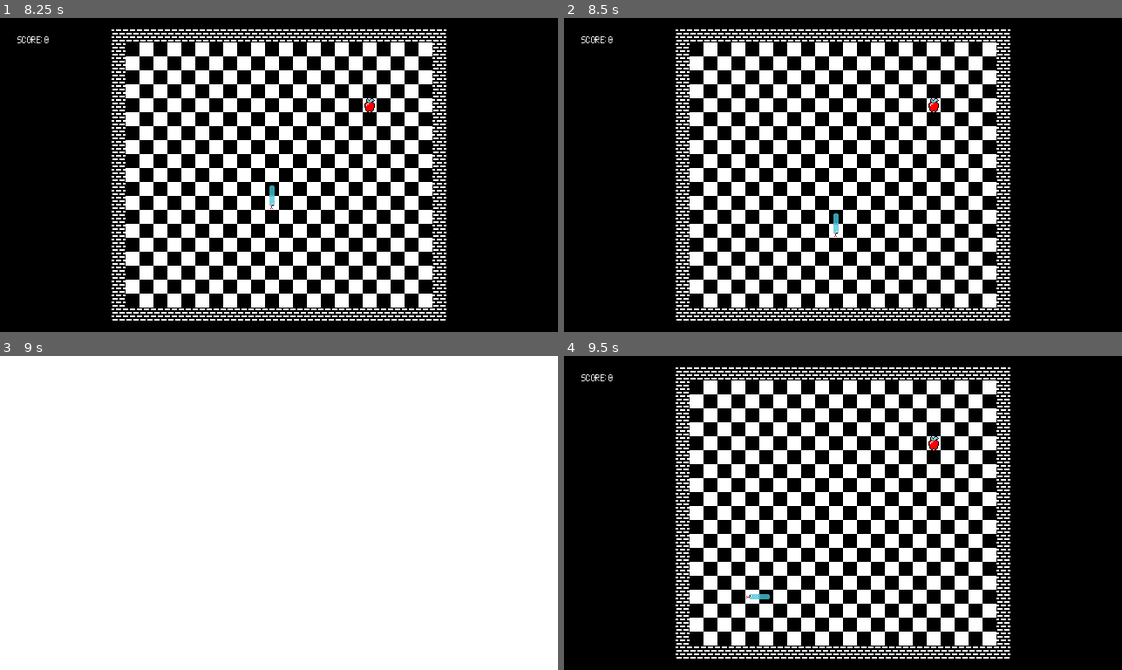
Above: before the commit, frames 1-4 (two rows, left to right).
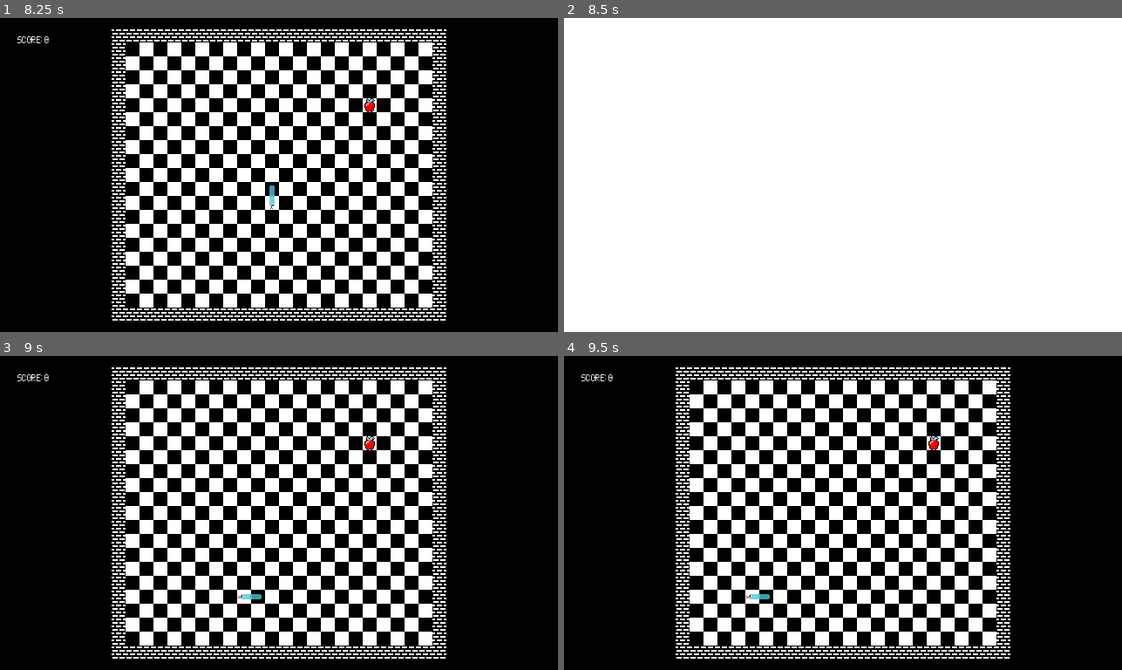
Above: after the commit, the same moments.

Repository: CattacoCattaco/Snake-Reborn
Game: Godot game, scene res://start_menu/start_menu.tscn
The game is run twice, just before and just after one commit, with the same random seed, the same clock (stepped at 60 frames per second) and the same inputs. Sound files missing from this copy of the repository are replaced by a short silence.
Inputs (mouse positions are in pixels of both pictures, inside the frame that each line leads up to):
- Up to frame 1 (8.25 s): tap Enter (start) at 0.5, 2, 2.85, 5, 7.35, 8 s; hold Enter (start) 0.53-1.28 s; hold Up (move_up) 0.53-2.03 s; click (279, 175) at 0.67 s; move the mouse to (446, 222) at 1.27 s; tap Alt every 2.25 s from 1.35 to 8.1 s; move the mouse to (111, 127) at 2.02 s; hold Left (move_left) 2.03-3.53 s; tap Shift at 2.1, 4.35, 6.6 s; move the mouse to (306, 175) at 2.77 s; click (306, 175) at 2.92 s; move the mouse to (195, 96) at 3.52 s; hold Down (move_down) 3.53-4.28 s; move the mouse to (401, 159) at 4.27 s; hold Right (move_right) 4.28-5.03 s; move the mouse to (167, 190) at 5.02 s; hold Up (move_up) 5.03-5.78 s; hold Enter (start) 5.03-5.78 s; click (167, 190) at 5.17 s; move the mouse to (334, 105) at 5.77 s; hold Right (move_right) 5.78-8.03 s; move the mouse to (251, 237) at 6.52 s; move the mouse to (446, 222) at 7.27 s; click (446, 222) at 7.42 s; move the mouse to (111, 127) at 8.02 s; hold Down (move_down) from 8.03 s (still down)
- Up to frame 2 (8.5 s): keep holding Down (move_down)
- Up to frame 3 (9 s): move the mouse to (306, 513) at 8.77 s; release Down (move_down) at 8.78 s; hold Left (move_left) from 8.78 s (still down); tap Shift at 8.85 s
- Up to frame 4 (9.5 s): keep holding Left (move_left)

Frame 1 is identical in both runs. In frame 2, 73% of the frame differs, in the area x 0-100%, y 0-100%; in frame 3, 73%; in frame 4, nothing differs.

Commit message:
Change Blindness Duration
Blindness countdown changed to 3 moves

Diff:
--- a/tile_map/snake_tile_map.gd
+++ b/tile_map/snake_tile_map.gd
@@ -10,7 +10,7 @@
 }
 
 const MOVE_TIME_SECONDS: float = 0.125
-const PHANTOM_DURATION: int = 5
+const PHANTOM_DURATION: int = 3
 
 @export var bg: ColorRect
 @export var score_label: Label
